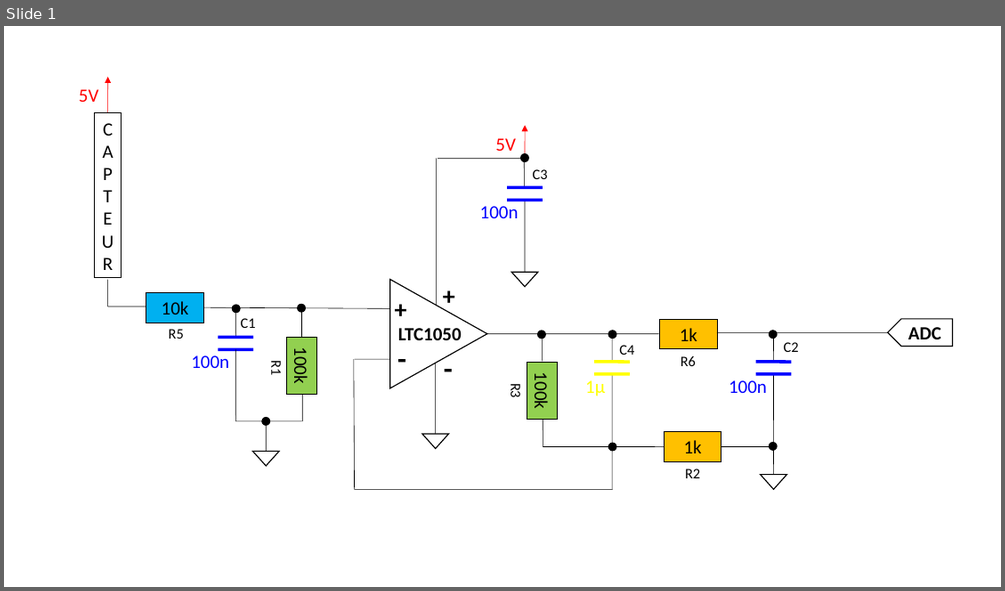
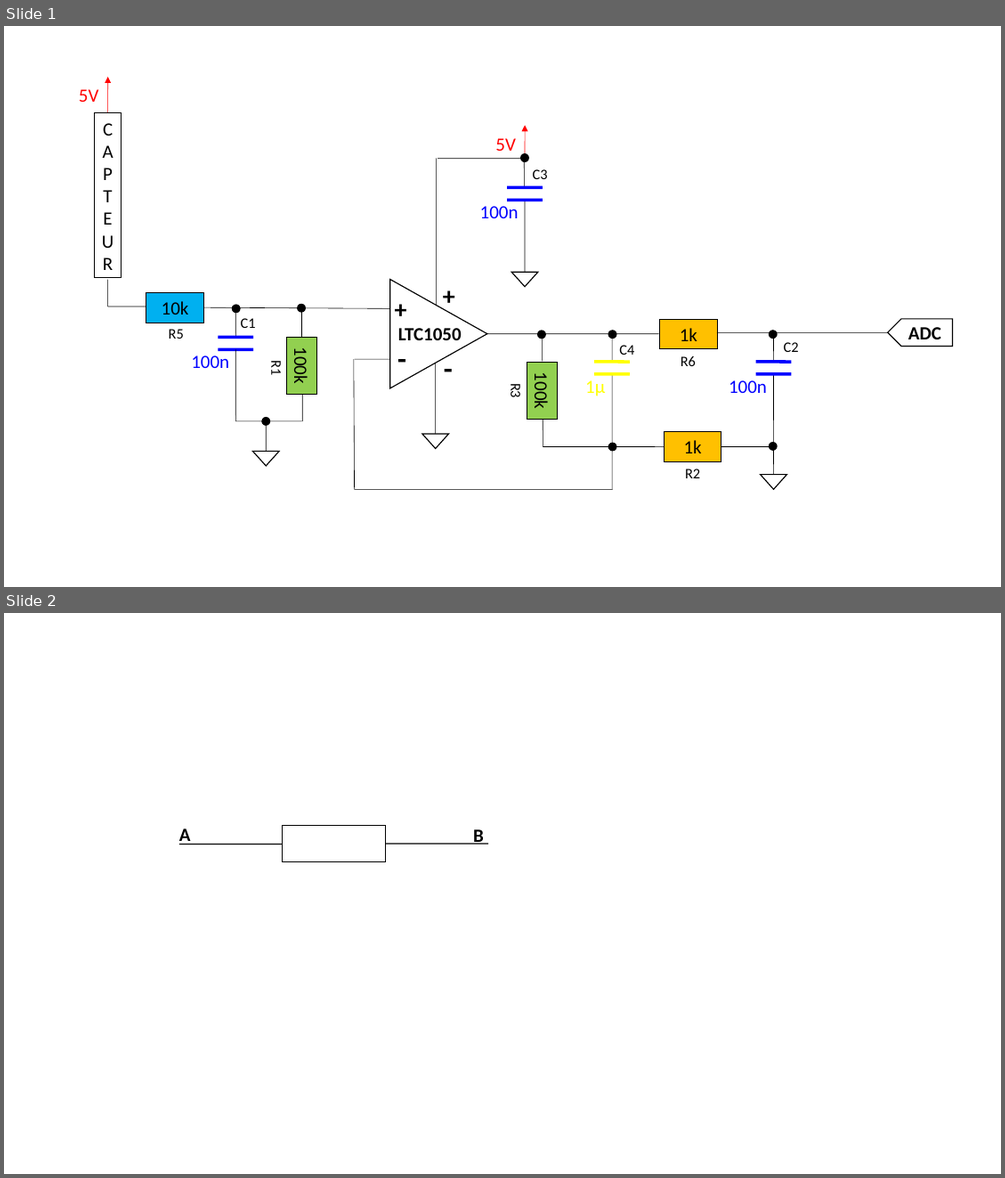
Before and after one commit to MOSH-Insa-Toulouse/CC_Seby_2021, a slide deck: Data Sheet/schéma circuit.ppt. Shown one above the other, each under a label of ours: slide 1 before the commit, slides 1 and 2 after it. The pictures are 1005x591 and 1005x1178 pixels, drawn with LibreOffice and Linux fonts; fonts in the diff are those of the drawing. Boxes give left, top, right and bottom in pixels: in the first picture for what was removed or moved away, otherwise in the second. Text is boxed around its words. In the diff, an @@ line names an element or a change of style, - is before the commit and + after.

```diff
--- a/Data Sheet/schéma circuit.ppt
+++ b/Data Sheet/schéma circuit.ppt
@@ slide 2 added at <box>4,613,1001,1174</box>, background #FFFFFF @@
@@ rectangle added at <box>282,825,385,861</box>, fill #FFFFFF, outline #000000 0.99 pt @@
@@ line added from (178, 844) to (282, 844), #000000 0.99 pt @@
@@ text added at <box>179,828,191,844</box>, 18 pt, text #000000, bold @@
+A
@@ line added from (385, 844) to (488, 844), #000000 0.99 pt @@
@@ text added at <box>473,829,484,844</box>, 18 pt, text #000000, bold @@
+B
```
Also in this commit, not shown: 2 other files.
